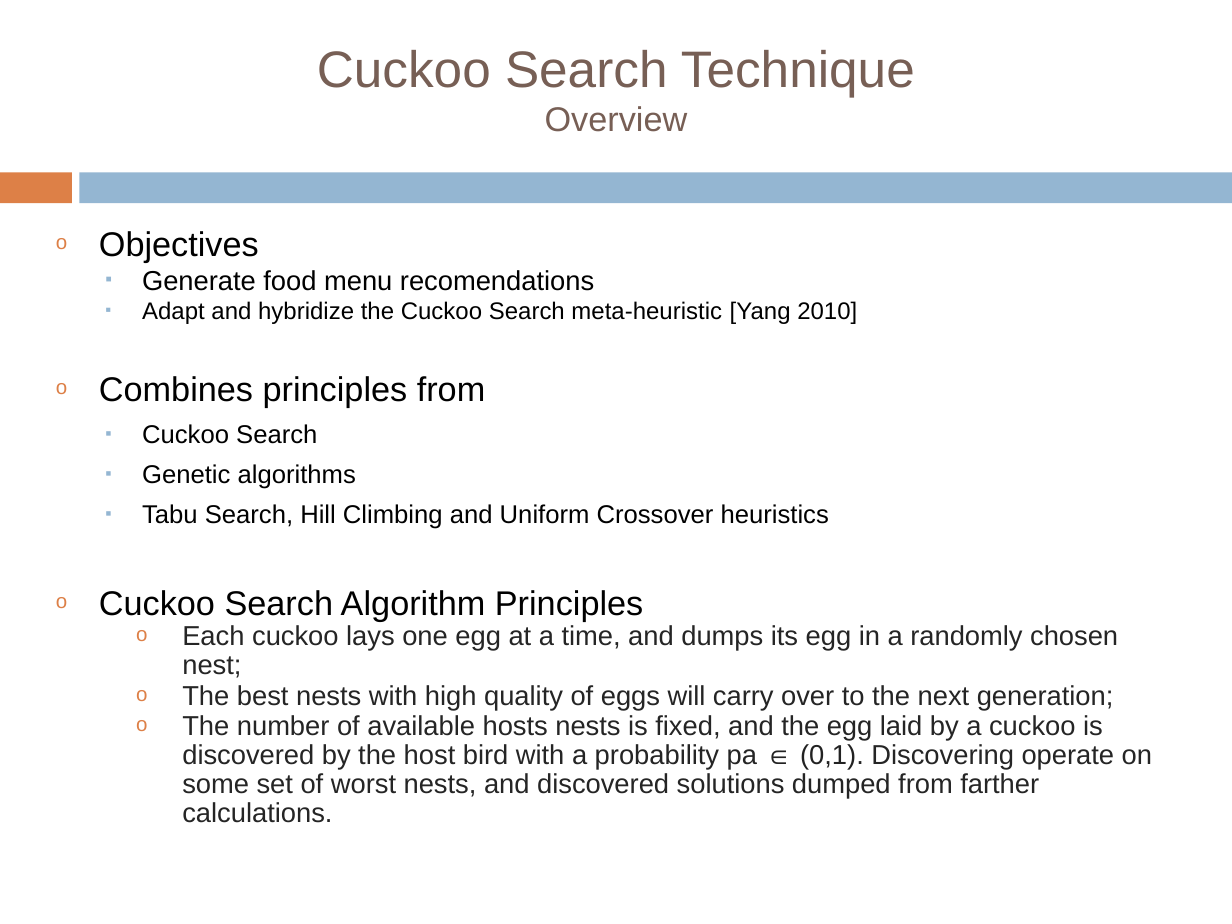
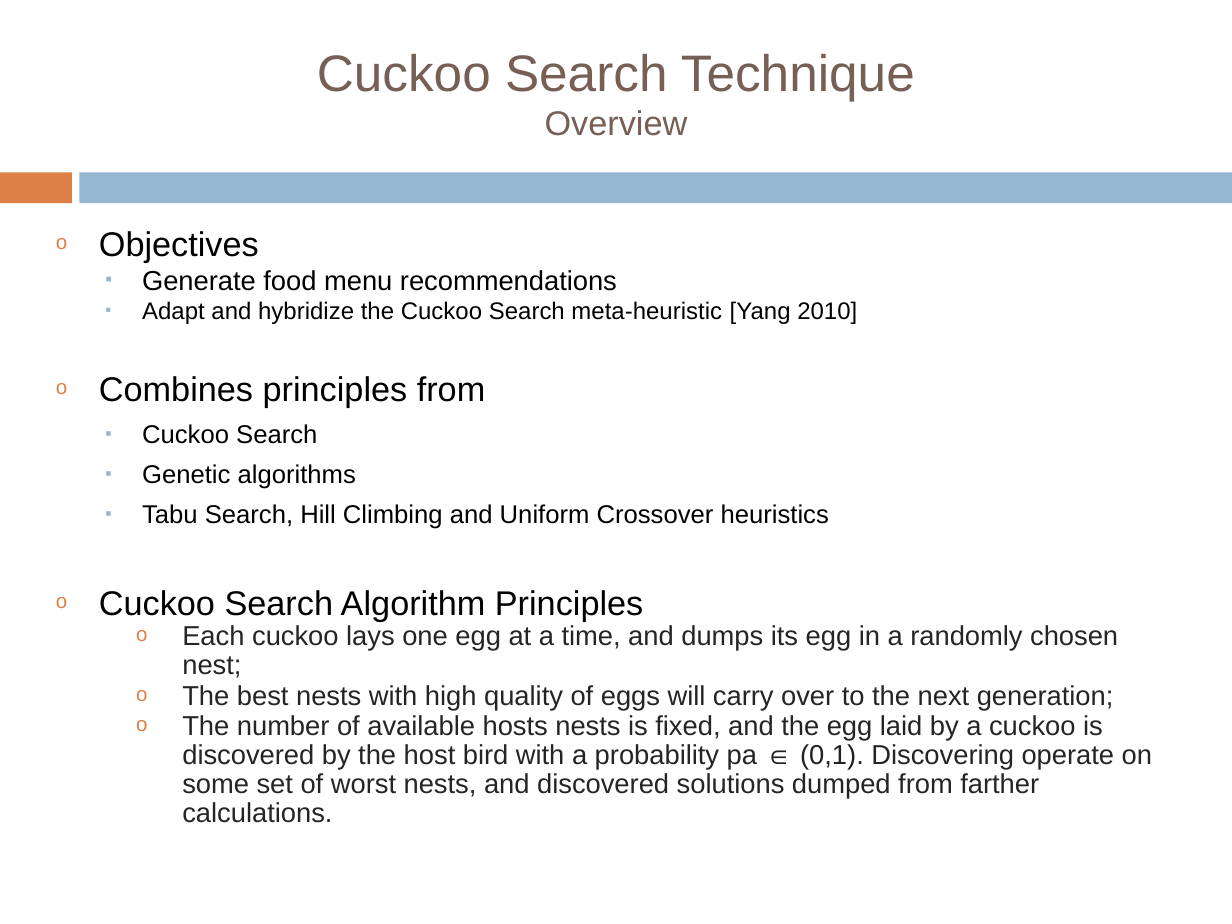
Before and after one commit to tiberiu-b/Diet4EldersDocumentation, a slide deck: slide 16 of Prezentare/TiberiuBoros.pptx. Drawn at 1232x924 pixels with LibreOffice and Linux fonts; fonts in the diff are those of the drawing; background and template pictures are left out. Boxes give left, top, right and bottom in pixels: in the first picture for what was removed or moved away, otherwise in the second. Text is boxed around its words. In the diff, an @@ line names an element or a change of style, - is before the commit and + after.

```diff
--- a/Prezentare/TiberiuBoros.pptx
+++ b/Prezentare/TiberiuBoros.pptx
@@ title "Cuckoo Search Technique Overview" at [317,54,915,136]: list level 2 to 1 in "Cuckoo Search Technique Overview" @@
@@ text at [142,270,617,291]: text changed @@
-  ▪ Generate food menu recomendations
+  ▪ Generate food menu recommendations
```
Also in this commit, not shown: 11 other slides changed, 1 slide removed.
